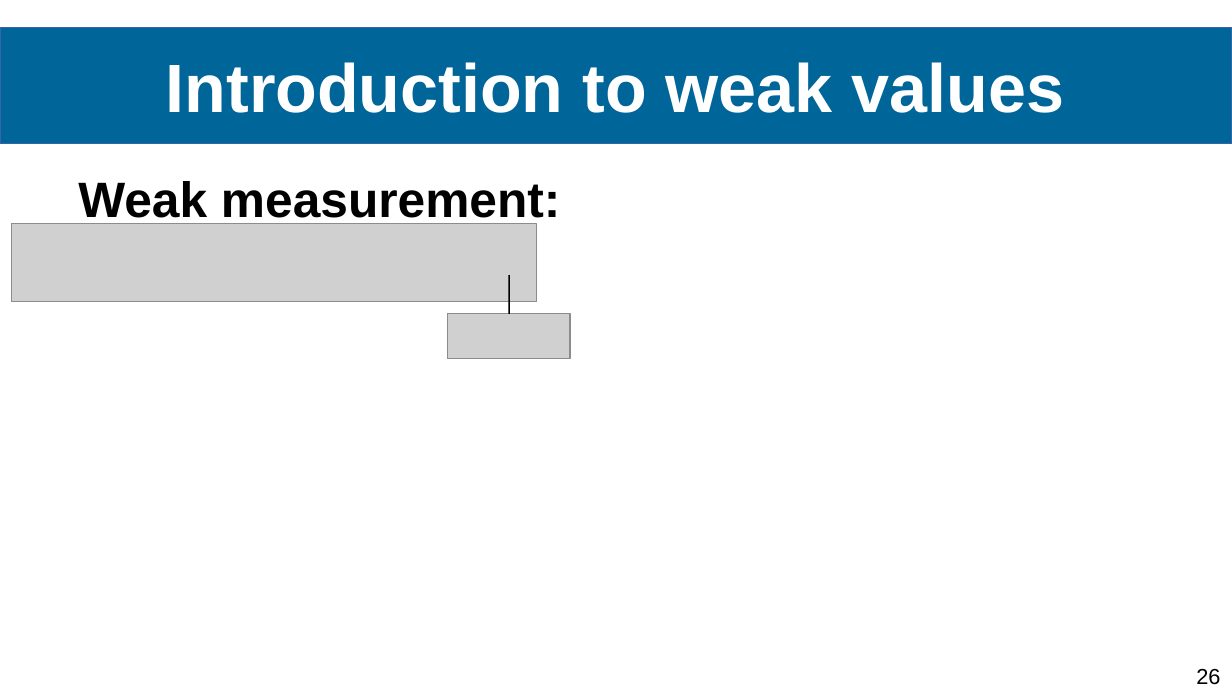
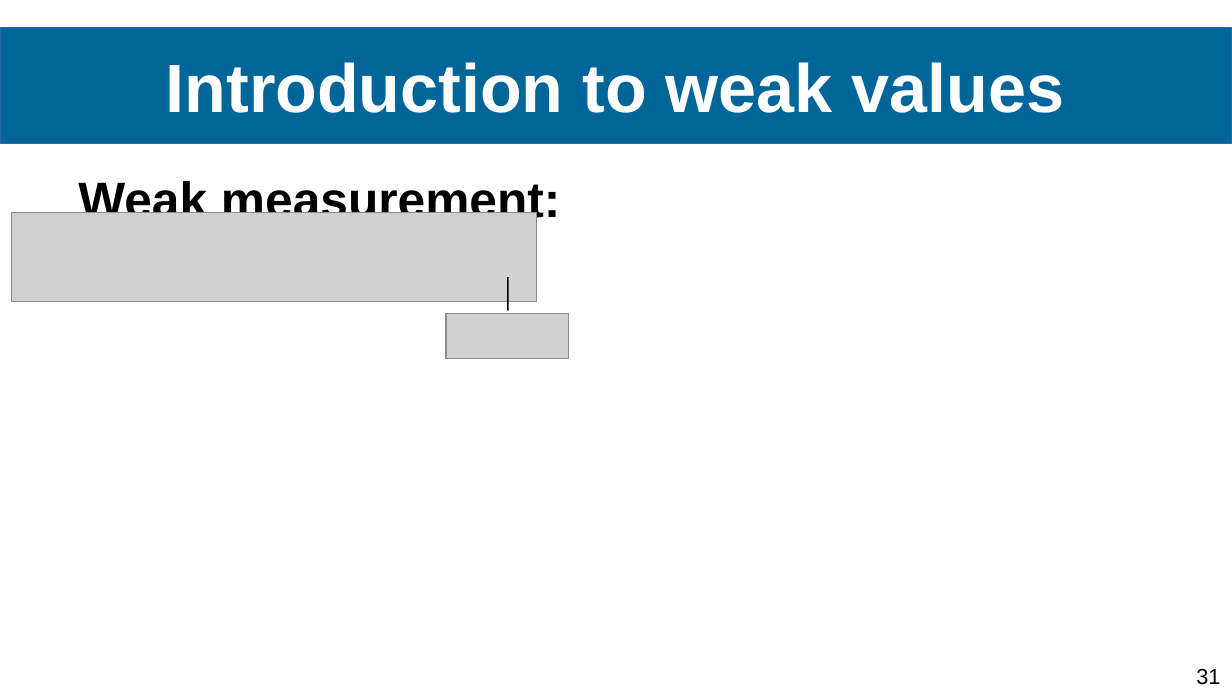
Before and after one commit to Ismaele-vincent/PhD, a slide deck: slide 31 of 2024/Conference abstract/Conference FOMO/Presentation FOMO 2024.odp (slide 26 before the commit). Drawn at 1232x693 pixels with LibreOffice and Linux fonts; fonts in the diff are those of the drawing; grey boxes stand for pictures; background and template pictures are left out. Boxes give left, top, right and bottom in pixels: in the first picture for what was removed or moved away, otherwise in the second. Text is boxed around its words. In the diff, an @@ line names an element or a change of style, - is before the commit and + after.

```diff
--- a/2024/Conference abstract/Conference FOMO/Presentation FOMO 2024.odp
+++ b/2024/Conference abstract/Conference FOMO/Presentation FOMO 2024.odp
@@ picture: place and size @@
-picture at (11, 224, 537, 302)
+picture at (11, 212, 537, 302)
@@ line moved from (509, 314) - (509, 275) to (508, 311) - (508, 277) @@
@@ page number at (1196, 669, 1220, 685): text changed @@
-26
+31
```
Also in this commit, not shown: 10 other slides changed, 14 slides added, 6 other files.
